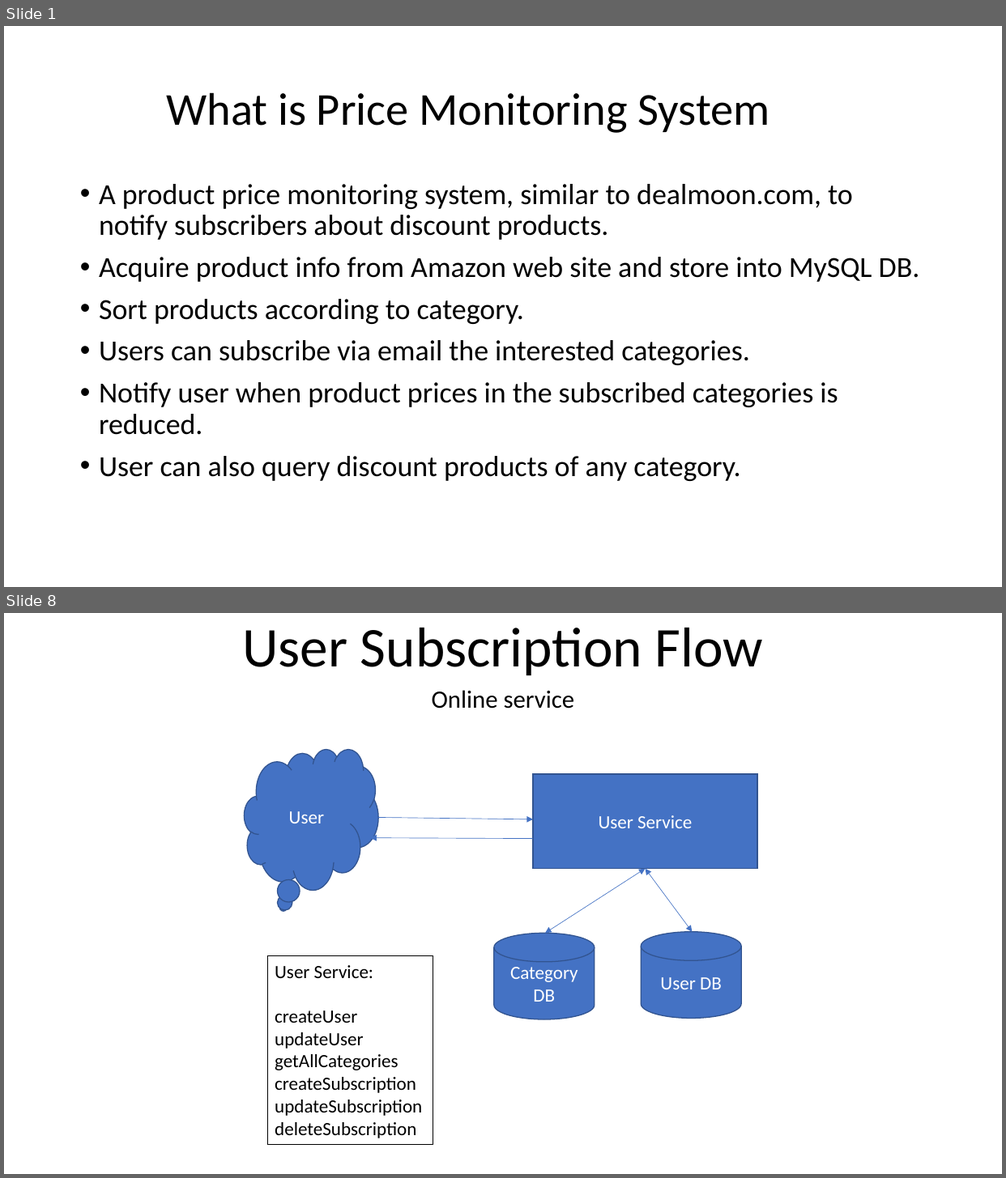
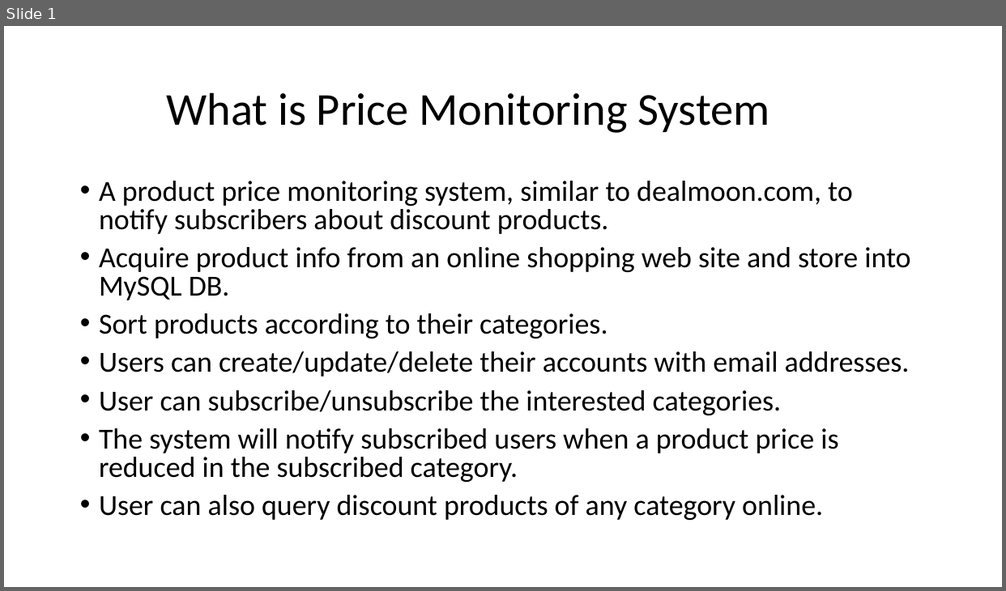
Before and after one commit to youhusky/price-monitoring-system, a slide deck: PriceMonitoringDesign.pptx. Shown one above the other, each under a label of ours: slides 1 and 8 before the commit, slide 1 after it; the slides between them are not shown. The pictures are 1006x1178 and 1006x591 pixels, drawn with LibreOffice and Linux fonts; fonts in the diff are those of the drawing. Boxes give left, top, right and bottom in pixels: in the first picture for what was removed or moved away, otherwise in the second. Text is boxed around its words. In the diff, an @@ line names an element or a change of style, - is before the commit and + after.

```diff
--- a/PriceMonitoringDesign.pptx
+++ b/PriceMonitoringDesign.pptx
@@ slide 8 removed at [4,613,1002,1174], background #FFFFFF @@
@@ title removed at [242,628,763,676] @@
-User Subscription Flow
@@ subtitle removed at [432,690,575,709] @@
-Online service
@@ thought cloud removed at [245,749,378,890] @@
-User
@@ rectangle removed at [533,774,758,868] @@
-User Service
@@ arrow removed from (378, 817) to (533, 820) @@
@@ arrow removed from (533, 839) to (370, 838) @@
@@ double arrow removed from (646, 869) to (545, 934) @@
@@ double arrow removed from (646, 869) to (692, 932) @@
@@ cylinder removed at [494,934,594,1020] @@
-Category DB
@@ cylinder removed at [641,932,741,1018] @@
-User DB
@@ rectangle removed at [267,956,434,1144] @@
-User Service:
-createUser
-updateUser
-getAllCategories
-createSubscription
-updateSubscription
-deleteSubscription
@@ slide 1 changed as well @@
@@ text at [99,181,853,234]: line spacing 0.9 to 0.8 @@
@@ text at [99,247,910,520]: text changed @@
-• Acquire product info from Amazon web site and store into MySQL DB.
-• Sort products according to category.
-• Users can subscribe via email the interested categories.
-• Notify user when product prices in the subscribed categories is reduced.
-• User can also query discount products of any category.
+• Acquire product info from an online shopping web site and store into MySQL DB.
+• Sort products according to their categories.
+• Users can create/update/delete their accounts with email addresses.
+• User can subscribe/unsubscribe the interested categories.
+• The system will notify subscribed users when a product price is reduced in the subscribed category.
+• User can also query discount products of any category online.
```
Also in this commit, not shown: 3 other slides changed, 6 slides added, 6 other slides removed.
